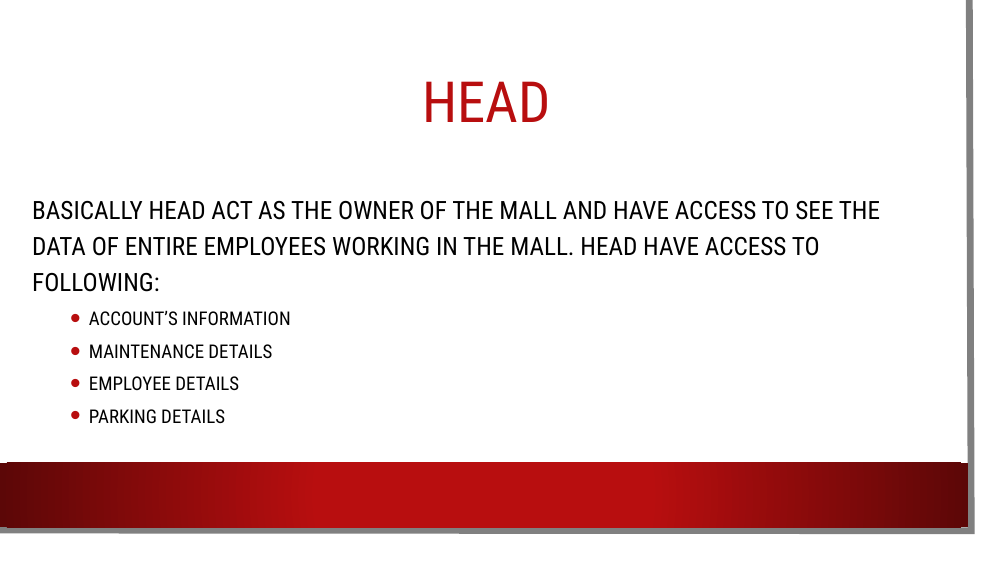
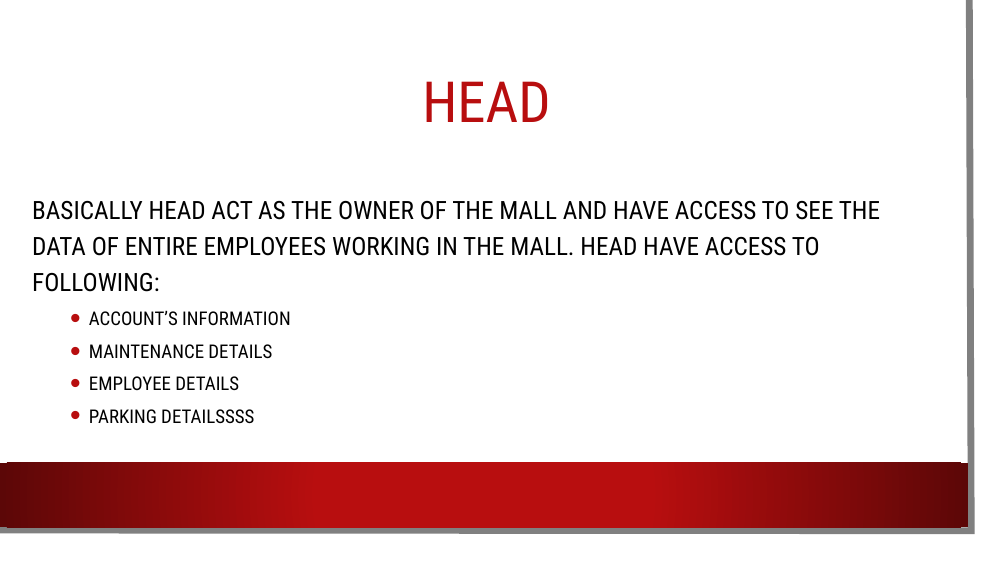
Before and after one commit to SyedKifayat1/OppFinalProject, a slide deck: slide 5 of Opp Project.pptx. Drawn at 1008x567 pixels with LibreOffice and Linux fonts; fonts in the diff are those of the drawing; background and template pictures are left out. Boxes give left, top, right and bottom in pixels: in the first picture for what was removed or moved away, otherwise in the second. Text is boxed around its words. In the diff, an @@ line names an element or a change of style, - is before the commit and + after.

```diff
--- a/Opp Project.pptx
+++ b/Opp Project.pptx
@@ text at <box>89,409,254,424</box>: text changed @@
-  • PARKING DETAILS
+  • PARKING DETAILSSSS
```
